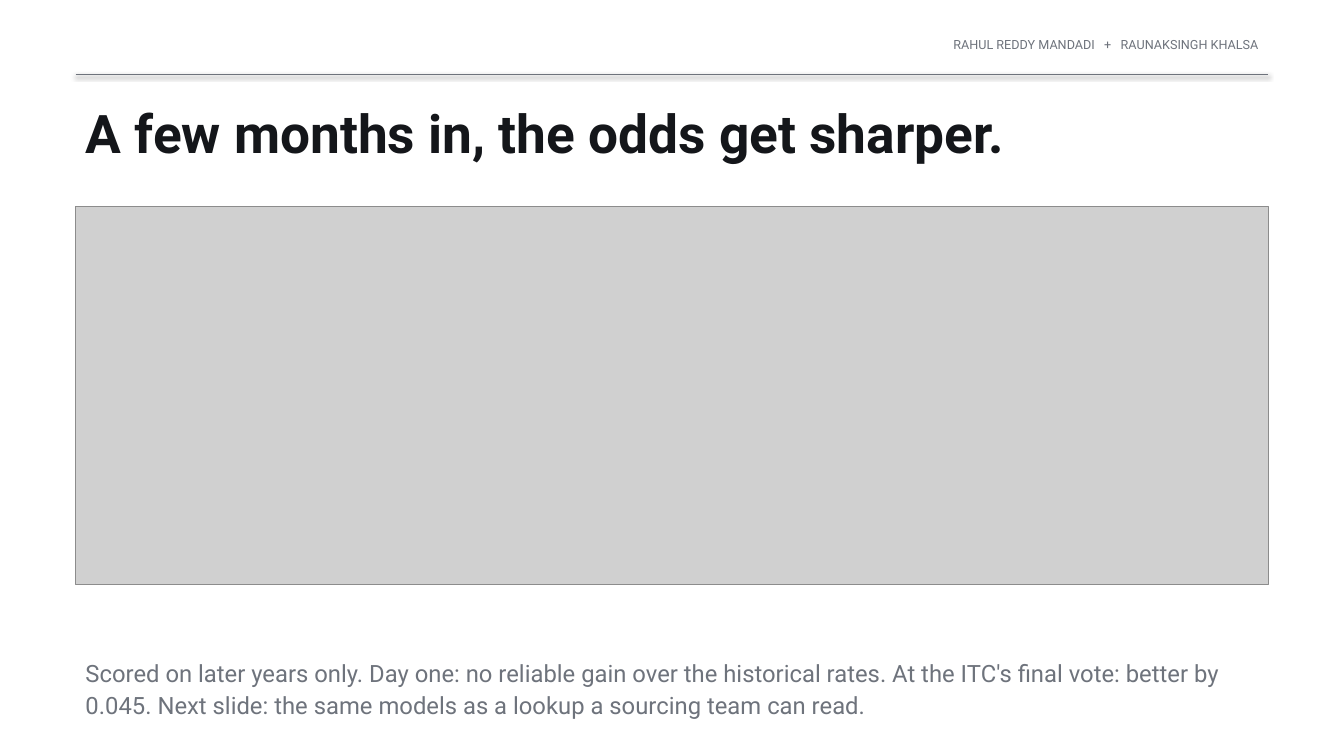
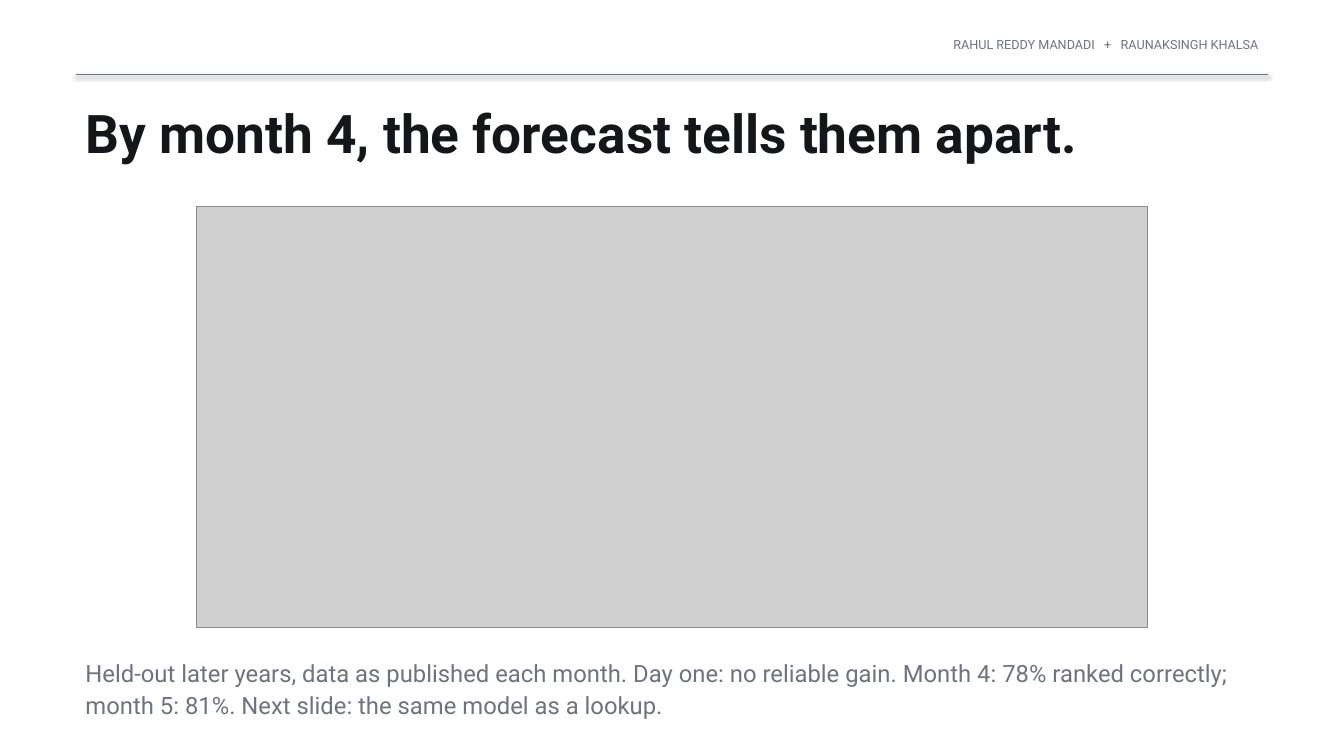
Before and after one commit to rahul-mandadi/tariff-rush, a slide deck: slide 13 of slides/Mandadi_Khalsa_Presentation2_v2.pptx (slide 12 before the commit). Drawn at 1344x756 pixels with LibreOffice and Linux fonts; fonts in the diff are those of the drawing; grey boxes stand for pictures. Boxes give left, top, right and bottom in pixels: in the first picture for what was removed or moved away, otherwise in the second. Text is boxed around its words. In the diff, an @@ line names an element or a change of style, - is before the commit and + after.

Commit message:
Monthly forecast, decision value, pooling across tariff laws, and public evidence of the importer decision
prediction_landmark.py re-scores fallen products each month from published data: AUC 0.78 by month 4 and 0.81 by month 5, ahead of the latest share alone in months 4 to 6. decision_value.py: at the ITC vote, acting on the pre-declared logistic forecast beats always or never qualifying and the historical rate for cost ratios 0.25 to 0.90. Pooling Section 301 into training improves later AD/CVD forecasts (+0.005). evidence/USE_EVIDENCE.md: ITC purchaser surveys, company filings and trade press; the 2020 mattress shift reproduced from the panel. Fixes from an independent review: landmark weights, model fixed in advance, pooling cutoff, per-notice rival dates. Report, decks and README updated.

```diff
--- a/slides/Mandadi_Khalsa_Presentation2_v2.pptx
+++ b/slides/Mandadi_Khalsa_Presentation2_v2.pptx
@@ text at <box>85,112,1077,165</box>: text changed @@
-A few months in, the odds get sharper.
+By month 4, the forecast tells them apart.
@@ picture: place and size @@
-picture at <box>76,207,1268,585</box>
+picture at <box>197,207,1147,628</box>
@@ text at <box>85,664,1227,719</box>: text changed @@
-Scored on later years only. Day one: no reliable gain over the historical rates. At the ITC's final vote: better by 0.045. Next slide: the same models as a lookup a sourcing team can read.
+Held-out later years, data as published each month. Day one: no reliable gain. Month 4: 78% ranked correctly; month 5: 81%. Next slide: the same model as a lookup.
```
Also in this commit, not shown: 1 other slide changed, 1 slide added, 44 other files.
